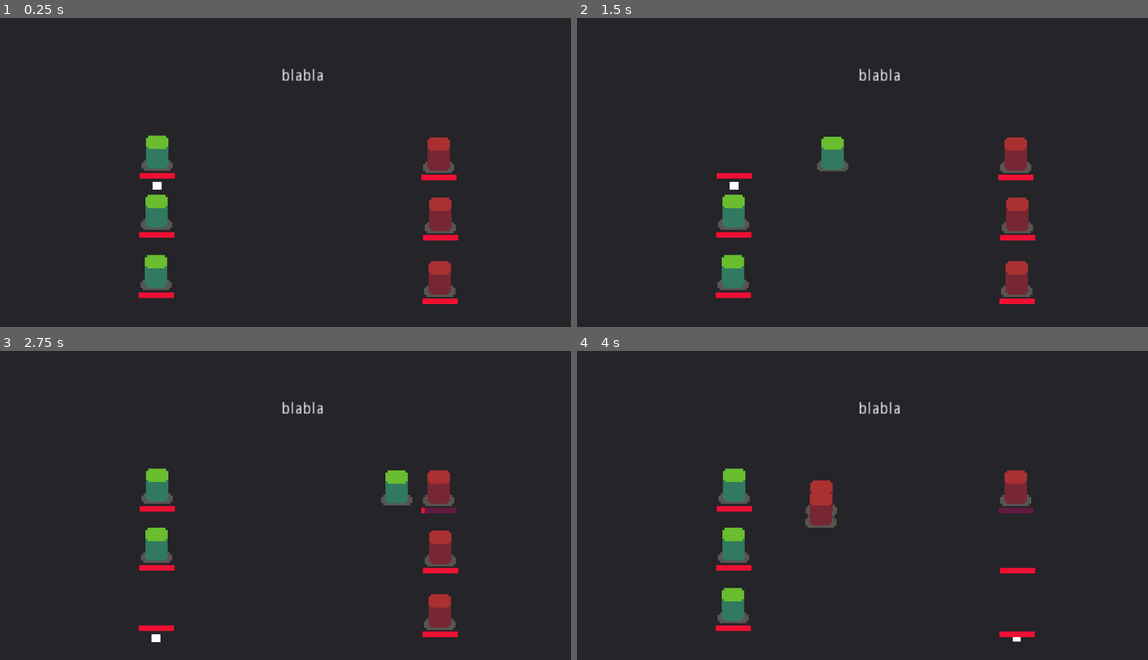
Above: before the commit, frames 1-4 (two rows, left to right).
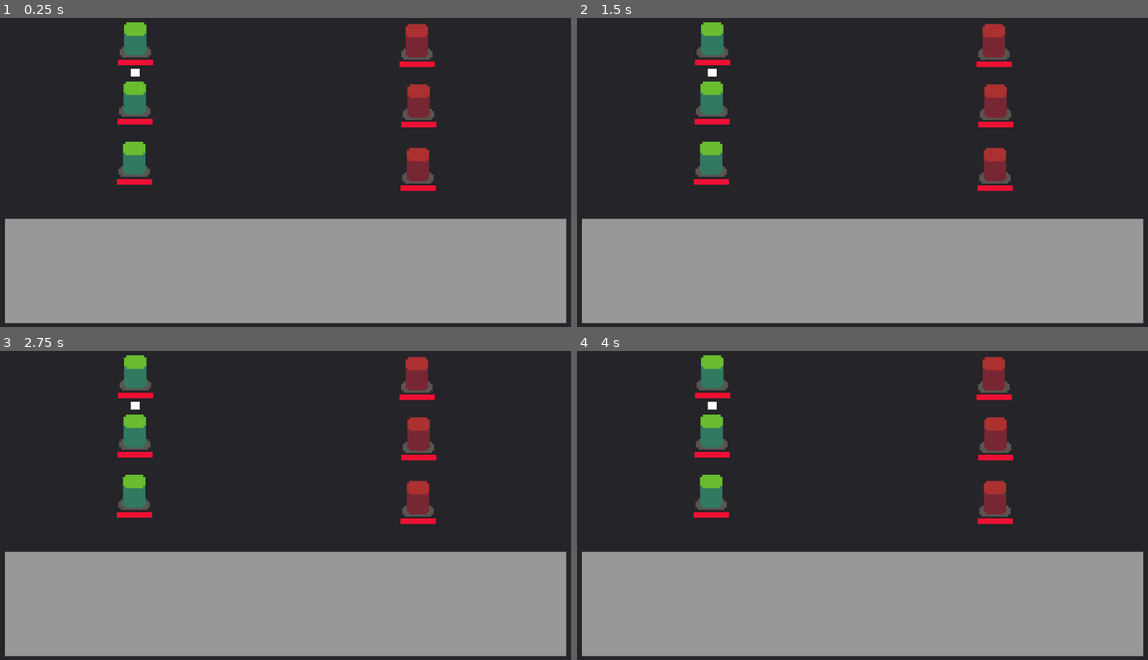
Above: after the commit, the same moments.

Repository: Threnkost/turn-based-combat
Game: Godot game, scene res://MainScene/Game.tscn
The game is run twice, just before and just after one commit, with the same random seed, the same clock (stepped at 60 frames per second) and the same inputs.
Inputs (mouse positions are in pixels of both pictures, inside the frame that each line leads up to):
- Up to frame 1 (0.25 s): no input
- Up to frame 2 (1.5 s): tap Enter at 0.5 s; move the mouse to (988, 141) at 0.52 s; tap Space (playTurn) at 0.6, 1.35 s; move the mouse to (748, 175) at 1.27 s
- Up to frame 3 (2.75 s): move the mouse to (342, 418) at 2.02 s; tap Space (playTurn) at 2.1 s
- Up to frame 4 (4 s): move the mouse to (833, 558) at 2.77 s; tap Space (playTurn) at 2.85, 3.6 s; move the mouse to (1033, 542) at 3.52 s

The runs differ from the first frame. In frame 1, 39% of the frame differs, in the area x 0-100%, y 1-99%; in frame 2, 39%; in frame 3, 39%; in frame 4, 39%.
Error after the commit: Invalid operands 'String' and 'int' in operator '=='. (res://Combat/Characters/Character1.gd:30)

Commit message:
Add files via upload

Diff:
--- a/Combat/AI/EnemyAI.gd
+++ b/Combat/AI/EnemyAI.gd
@@ -19,4 +19,4 @@
 			aliveTargets.append(i)
 	var targetCount = aliveTargets.size()
 	var target : Battler = aliveTargets[rng.randi_range(0, targetCount - 1)]
-	return aliveTargets[0]#target
+	return target
--- a/Combat/Actions/Attack.gd
+++ b/Combat/Actions/Attack.gd
@@ -37,5 +37,4 @@
 	attackerReference.returnToStart()
 	yield(attackerReference.tween, "tween_completed")
 
-	#Emits signal, action_completed, to finish the action.
-	emit_signal("action_completed")
+	turnQueue.skipTurn()
--- a/Combat/Actions/IAction.gd
+++ b/Combat/Actions/IAction.gd
@@ -3,10 +3,26 @@
 #Interface for Action classes.
 class_name IAction
 
-#To confirm the action is over.
-signal action_completed
+enum actionTarget {
+	NOBODY = 0,
+	ENEMY = 1,
+	ALLY = 2,
+	SELF = 3
+}
+
+# warning-ignore:unused_class_variable
+export (Texture) var icon = null
+# warning-ignore:unused_class_variable
+export (int, "Nobody","Enemy", "Ally", "Self") var target = "Nobody"
+
+onready var turnQueue : TurnQueue
+
+# warning-ignore:shadowed_variable
+func _ready():
+	var turnQueue = get_node("/root/Game/Battleground/TurnQueue")
+	self.turnQueue = turnQueue
 
 #Abstract method for inherited classes.
+# warning-ignore:unused_argument
 func execute(args := []) -> void:
 	print("IAction Class -> Nothing") #Prints this message for debugging.
-	pass
--- a/Combat/Battleground.gd
+++ b/Combat/Battleground.gd
@@ -4,9 +4,15 @@
 onready var allies : Array = []
 
 func _ready():
-	$TurnQueue.initialize()
 	for battler in $TurnQueue.get_children():
 		if battler is Enemy:
 			enemies.append(battler)
 		elif battler is Ally:
 			allies.append(battler)
+	$TurnQueue.initialize()
+
+func _on_TurnQueue_turn_changed(activeBattler):
+	var node = get_node("UI/Panel/Scroll/Targets")
+	for child in node.get_children():
+		child.queue_free()
+		#node.remove_child(child)
--- a/Combat/Battleground.tscn
+++ b/Combat/Battleground.tscn
@@ -1,10 +1,14 @@
-[gd_scene load_steps=4 format=2]
+[gd_scene load_steps=6 format=2]
 
-[ext_resource path="res://Combat/TurnQueue/TurnQueue.gd" type="Script" id=1]
-[ext_resource path="res://Combat/Characters/Character1.tscn" type="PackedScene" id=2]
-[ext_resource path="res://Combat/Characters/Monster1.tscn" type="PackedScene" id=3]
+[ext_resource path="res://Combat/Battleground.gd" type="Script" id=1]
+[ext_resource path="res://Combat/TurnQueue/TurnQueue.gd" type="Script" id=2]
+[ext_resource path="res://Combat/Characters/Character1.tscn" type="PackedScene" id=3]
+[ext_resource path="res://Combat/Characters/Monster1.tscn" type="PackedScene" id=4]
+
+[sub_resource type="StyleBoxFlat" id=1]
 
 [node name="Battleground" type="Node2D"]
+script = ExtResource( 1 )
 
 [node name="Background" type="Panel" parent="."]
 margin_right = 1036.0
@@ -14,35 +18,42 @@
 "_edit_use_anchors_": false
 }
 
-[node name="Test" type="Label" parent="."]
-margin_left = 504.45
-margin_top = 136.8
-margin_right = 544.45
-margin_bottom = 167.8
-rect_scale = Vector2( 2, 2 )
-text = "blabla
- "
-__meta__ = {
-"_edit_use_anchors_": false
-}
+[node name="TurnQueue" type="YSort" parent="."]
+script = ExtResource( 2 )
 
-[node name="TurnQueue" type="YSort" parent="."]
-script = ExtResource( 1 )
+[node name="Character1" parent="TurnQueue" instance=ExtResource( 3 )]
+position = Vector2( 243.09, 85.8549 )
 
-[node name="Character1" parent="TurnQueue" instance=ExtResource( 2 )]
-position = Vector2( 281.58, 288.8 )
+[node name="Character2" parent="TurnQueue" instance=ExtResource( 3 )]
+position = Vector2( 242.09, 191.855 )
 
-[node name="Character2" parent="TurnQueue" instance=ExtResource( 2 )]
-position = Vector2( 280.58, 394.8 )
+[node name="Character3" parent="TurnQueue" instance=ExtResource( 3 )]
+position = Vector2( 241.09, 299.855 )
 
-[node name="Character3" parent="TurnQueue" instance=ExtResource( 2 )]
-position = Vector2( 279.58, 502.8 )
+[node name="Monster1" parent="TurnQueue" instance=ExtResource( 4 )]
+position = Vector2( 746.447, 88.847 )
 
-[node name="Monster1" parent="TurnQueue" instance=ExtResource( 3 )]
-position = Vector2( 784.937, 291.792 )
+[node name="Monster2" parent="TurnQueue" instance=ExtResource( 4 )]
+position = Vector2( 749.447, 196.847 )
 
-[node name="Monster2" parent="TurnQueue" instance=ExtResource( 3 )]
-position = Vector2( 787.937, 399.792 )
+[node name="Monster3" parent="TurnQueue" instance=ExtResource( 4 )]
+position = Vector2( 748.447, 310.847 )
 
-[node name="Monster3" parent="TurnQueue" instance=ExtResource( 3 )]
-position = Vector2( 786.937, 513.792 )
+[node name="UI" type="CanvasLayer" parent="."]
+
+[node name="Panel" type="Panel" parent="UI"]
+margin_left = 10.0
+margin_top = 405.834
+margin_right = 1013.0
+margin_bottom = 592.834
+custom_styles/panel = SubResource( 1 )
+
+[node name="Scroll" type="ScrollContainer" parent="UI/Panel"]
+margin_left = 9.0
+margin_top = 9.0
+margin_right = 337.0
+margin_bottom = 68.0
+rect_scale = Vector2( 3, 3 )
+
+[node name="Targets" type="HBoxContainer" parent="UI/Panel/Scroll"]
+[connection signal="turn_changed" from="TurnQueue" to="." method="_on_TurnQueue_turn_changed"]
--- a/Combat/Battler/Ally.gd
+++ b/Combat/Battler/Ally.gd
@@ -3,19 +3,52 @@
 #Player's characters.
 class_name Ally
 
+onready var actions
+
+func _ready():
+	actions = battlerReference.get_node("Actions")
+
 func playTurn(turnQueue) -> void:
-	#turnQueue.label.text = "Ally"
+#	#Executes "Attack" action.
+	var aliveEnemies := []
+	var aliveAllies := []
 
-	#Executes "Attack" action.
-	var aliveTargets := []
+	for enemy in turnQueue.battleground.enemies:
+		if enemy.isAlive:
+			aliveEnemies.append(enemy)
 
-	for i in turnQueue.battleground.enemies:
-		if i.isAlive:
-			aliveTargets.append(i)
+	for ally in turnQueue.battleground.allies:
+		if ally.isAlive:
+			aliveAllies.append(ally)
 
-	var attackAction = battlerReference.getAction("Attack")
-	attackAction.execute([self, aliveTargets[0]])
-	yield(attackAction, "action_completed")
+	var node = turnQueue.battleground.get_node("UI/Panel/Scroll/Targets")
+	var PANEL = load("res://Combat/UI/TargetPanel.tscn")
 
-	#Skips this turn.
-	turnQueue.skipTurn()
+	var selfInstance = PANEL.instance()
+	selfInstance.initialize(turnQueue, self, self)
+	for action in actions.get_children():
+		if action.target == action.actionTarget.SELF:
+			selfInstance.addAction(action, [self])
+	node.call_deferred("add_child", selfInstance)
+
+	for ally in aliveAllies:
+		var ableToAdd : bool = false
+		var instance = PANEL.instance()
+		instance.initialize(turnQueue, self, ally)
+		for action in actions.get_children():
+			if action.target == action.actionTarget.ALLY:
+				instance.addAction(action, [self, ally])
+				ableToAdd = true
+		if ableToAdd:
+			node.call_deferred("add_child", instance)
+
+	for enemy in aliveEnemies:
+		var ableToAdd : bool = false
+		var instance = PANEL.instance()
+		instance.initialize(turnQueue, self, enemy)
+		for action in actions.get_children():
+			if action.target == action.actionTarget.ENEMY:
+				instance.addAction(action, [self, enemy])
+				ableToAdd = true
+		if ableToAdd:
+			node.call_deferred("add_child", instance)
--- a/Combat/Battler/Enemy.gd
+++ b/Combat/Battler/Enemy.gd
@@ -16,7 +16,3 @@
 	#Executes "Attack" action. [Actions/Attack]
 	var attackAction = battlerReference.getAction("Attack")
 	attackAction.execute([self, AI.getRandomTarget(turnQueue.battleground.allies)])
-	yield(attackAction, "action_completed")
-
-	#Skips this turn.
-	turnQueue.skipTurn()
--- a/Combat/Characters/Character1.gd
+++ b/Combat/Characters/Character1.gd
@@ -6,9 +6,6 @@
 func _ready():
 	health.addModifier(maxHealth.getTotalAmount())
 
-#func playTurn(turnQueue) -> void:
-#	.playTurn(turnQueue)
-
 func _on_MaxHealth_statChanged(statName, newAmount):
 	$HealthBar.updateMaxValue(newAmount)
 
--- a/Combat/Characters/Character1.tscn
+++ b/Combat/Characters/Character1.tscn
@@ -1,12 +1,14 @@
-[gd_scene load_steps=11 format=2]
+[gd_scene load_steps=15 format=2]
 
 [ext_resource path="res://Combat/Characters/Character1.gd" type="Script" id=1]
 [ext_resource path="res://Assets/characters.png" type="Texture" id=2]
 [ext_resource path="res://Combat/Battler/BattlerReference/BattlerReference.gd" type="Script" id=3]
-[ext_resource path="res://Combat/Actions/Attack.gd" type="Script" id=4]
-[ext_resource path="res://Combat/Actions/IAction.gd" type="Script" id=5]
-[ext_resource path="res://Stats/Stat.gd" type="Script" id=6]
-[ext_resource path="res://Combat/HealthBar/HealthBar.tscn" type="PackedScene" id=7]
+[ext_resource path="res://Combat/Actions/IAction.gd" type="Script" id=4]
+[ext_resource path="res://Combat/Actions/Attack.gd" type="Script" id=5]
+[ext_resource path="res://Assets/combat_ui_icons.png" type="Texture" id=6]
+[ext_resource path="res://Combat/Skills/Heal.gd" type="Script" id=7]
+[ext_resource path="res://Stats/Stat.gd" type="Script" id=8]
+[ext_resource path="res://Combat/HealthBar/HealthBar.tscn" type="PackedScene" id=9]
 
 [sub_resource type="AtlasTexture" id=1]
 atlas = ExtResource( 2 )
@@ -44,6 +46,14 @@
 "values": [ Vector2( 0, 0 ), Vector2( -8.2605, 0 ), Vector2( 0, 0 ), Vector2( 7.7395, 0 ), Vector2( 0, 0 ) ]
 }
 
+[sub_resource type="AtlasTexture" id=4]
+atlas = ExtResource( 6 )
+region = Rect2( 0, 0, 16, 16 )
+
+[sub_resource type="AtlasTexture" id=5]
+atlas = ExtResource( 6 )
+region = Rect2( 16, 0, 16, 16 )
+
 [node name="Character1" type="Position2D"]
 script = ExtResource( 1 )
 
@@ -60,11 +70,19 @@
 
 [node name="Actions" type="Node" parent="BattlerReference"]
 
-[node name="Attack" type="Node" parent="BattlerReference/Actions"]
+[node name="IAction" type="Node" parent="BattlerReference/Actions"]
 script = ExtResource( 4 )
 
-[node name="IAction" type="Node" parent="BattlerReference/Actions"]
+[node name="Attack" type="Node" parent="BattlerReference/Actions"]
 script = ExtResource( 5 )
+icon = SubResource( 4 )
+target = 1
+
+[node name="HealSkill" type="Node" parent="BattlerReference/Actions"]
+script = ExtResource( 7 )
+icon = SubResource( 5 )
+target = 3
+skillDescription = "This skills heals its target."
 
 [node name="Queue" type="ColorRect" parent="."]
 visible = false
@@ -76,17 +94,28 @@
 "_edit_use_anchors_": false
 }
 
+[node name="Indicator" type="ColorRect" parent="."]
+visible = false
+margin_left = -7.0
+margin_top = -50.0
+margin_right = 9.0
+margin_bottom = -36.0
+color = Color( 0.356863, 0.439216, 1, 1 )
+__meta__ = {
+"_edit_use_anchors_": false
+}
+
 [node name="Stats" type="Node" parent="."]
 
 [node name="MaxHealth" type="Node" parent="Stats"]
-script = ExtResource( 6 )
+script = ExtResource( 8 )
 baseAmount = 20
 
 [node name="Health" type="Node" parent="Stats"]
-script = ExtResource( 6 )
+script = ExtResource( 8 )
 baseAmount = 0
 
-[node name="HealthBar" parent="." instance=ExtResource( 7 )]
+[node name="HealthBar" parent="." instance=ExtResource( 9 )]
 margin_left = -31.0
 margin_top = 35.0
 margin_right = 32.0
--- a/Combat/Characters/Monster1.tscn
+++ b/Combat/Characters/Monster1.tscn
@@ -5,8 +5,8 @@
 [ext_resource path="res://Combat/Battler/BattlerReference/BattlerReference.gd" type="Script" id=3]
 [ext_resource path="res://Combat/Actions/IAction.gd" type="Script" id=4]
 [ext_resource path="res://Combat/Actions/Attack.gd" type="Script" id=5]
-[ext_resource path="res://Combat/HealthBar/HealthBar.tscn" type="PackedScene" id=6]
-[ext_resource path="res://Stats/Stat.gd" type="Script" id=7]
+[ext_resource path="res://Stats/Stat.gd" type="Script" id=6]
+[ext_resource path="res://Combat/HealthBar/HealthBar.tscn" type="PackedScene" id=7]
 
 [sub_resource type="AtlasTexture" id=1]
 atlas = ExtResource( 2 )
@@ -31,27 +31,39 @@
 
 [node name="Attack" type="Node" parent="BattlerReference/Actions"]
 script = ExtResource( 5 )
+target = 1
 
 [node name="Stats" type="Node" parent="."]
 
 [node name="MaxHealth" type="Node" parent="Stats"]
-script = ExtResource( 7 )
+script = ExtResource( 6 )
 baseAmount = 10
 
 [node name="Health" type="Node" parent="Stats"]
-script = ExtResource( 7 )
+script = ExtResource( 6 )
 
 [node name="Queue" type="ColorRect" parent="."]
 visible = false
 margin_left = -6.54006
-margin_top = 39.9561
+margin_top = 47.9561
 margin_right = 7.45994
-margin_bottom = 52.9561
+margin_bottom = 60.9561
 __meta__ = {
 "_edit_use_anchors_": false
 }
 
-[node name="HealthBar" parent="." instance=ExtResource( 6 )]
+[node name="Indicator" type="ColorRect" parent="."]
+visible = false
+margin_left = -7.0
+margin_top = -50.0
+margin_right = 7.0
+margin_bottom = -37.0
+color = Color( 0.356863, 0.439216, 1, 1 )
+__meta__ = {
+"_edit_use_anchors_": false
+}
+
+[node name="HealthBar" parent="." instance=ExtResource( 7 )]
 margin_left = -31.0
 margin_top = 35.0
 margin_right = 32.0
--- /dev/null
+++ b/Combat/Skills/Heal.gd
@@ -0,0 +1,13 @@
+extends ISkill
+
+class_name HealSkill
+
+func execute(args := []) -> void:
+	#.execute(args)
+	var target : Battler = args[0]
+
+	var healthNode = target.stats.get_node("Health")
+	var maxHealthNode = target.stats.get_node("MaxHealth")
+
+	healthNode.addModifier(10)
+	turnQueue.skipTurn()
--- /dev/null
+++ b/Combat/Skills/Skill.gd
@@ -0,0 +1,19 @@
+extends IAction
+
+class_name ISkill
+
+signal skill_completed
+
+export (String, MULTILINE) var skillDescription = "A skill."
+
+export (int) var cooldown = 0
+export (int) var manaCost = 0
+
+func execute(args := []) -> void:
+	print("")
+	print("Skill Name : ", name)
+	print("Skill Description : ", skillDescription)
+	print("Skill Cooldown : ", cooldown)
+	print("Skill Cost : ", manaCost)
+	print("Skill Args : ", args)
+	print("")
--- a/Combat/TurnQueue/TurnQueue.gd
+++ b/Combat/TurnQueue/TurnQueue.gd
@@ -2,6 +2,8 @@
 
 #This class is to figure out turns.
 class_name TurnQueue
+
+signal turn_changed(activeBattler)
 
 #The battleground.
 onready var battleground
@@ -20,6 +22,9 @@
 
 	#Not necessary.
 	print("Started with : ", activeCharacter.name)
+
+	playTurn()
+	emit_signal("turn_changed", activeCharacter)
 
 #Plays active character's turn.
 func playTurn() -> void:
@@ -41,10 +46,10 @@
 
 	#Sets true next active character's indicator.
 	activeCharacter.get_node("Queue").visible = true
+	emit_signal("turn_changed", activeCharacter)
 
 	#If next active character is Enemy, will play it automatically.
-	if activeCharacter is Enemy:
-		playTurn()
+	playTurn()
 
 #Ummm, To be honest, I don't know xD
 #I will add user interface later.
@@ -52,5 +57,5 @@
 	if activeCharacter is Ally:
 		if Input.is_action_just_pressed("skipTurn"): #Skips current turn.
 			skipTurn()
-		elif Input.is_action_just_pressed("playTurn"): #Plays active character's (Ally) turn.
-			playTurn()
+#		elif Input.is_action_just_pressed("playTurn"): #Plays active character's (Ally) turn.
+#			playTurn()
--- /dev/null
+++ b/Combat/UI/ActionButton.gd
@@ -0,0 +1,14 @@
+extends TextureButton
+
+onready var _args : Array
+onready var _targetAction : IAction
+
+func initialize(targetAction : IAction, args : Array):
+	_targetAction = targetAction
+	_args = args
+
+	texture_normal = targetAction.icon
+	return self
+
+func _on_ActionButton_pressed():
+	_targetAction.execute(_args)
--- /dev/null
+++ b/Combat/UI/ActionButton.tscn
@@ -0,0 +1,10 @@
+[gd_scene load_steps=2 format=2]
+
+[ext_resource path="res://Combat/UI/ActionButton.gd" type="Script" id=1]
+
+[node name="ActionButton" type="TextureButton"]
+margin_right = 16.0
+margin_bottom = 16.0
+rect_min_size = Vector2( 16, 16 )
+script = ExtResource( 1 )
+[connection signal="pressed" from="." to="." method="_on_ActionButton_pressed"]
--- /dev/null
+++ b/Combat/UI/TargetPanel.gd
@@ -0,0 +1,33 @@
+extends Panel
+
+onready var _battler : Ally
+onready var _targetBattler : Battler
+onready var _turnQueue : TurnQueue
+
+var _actions : Array = []
+
+func initialize(turnQueue : TurnQueue, newBattler : Ally, targetBattler : Battler) -> void:
+	_turnQueue = turnQueue
+
+	_battler = newBattler
+	_targetBattler = targetBattler
+
+	$Target.text = _targetBattler.name
+
+func addAction(action : IAction, args : Array) -> void:
+	var actionButton = load("res://Combat/UI/ActionButton.tscn").instance()
+	actionButton.initialize(action, args)
+	#_actions.append(actionButton)
+
+	$Actions.add_child(actionButton)
+#	var battlerReference = _battler.battlerReference
+#	var attackAction = battlerReference.getAction("Attack")
+#	attackAction.execute([_battler, _targetBattler])
+#	yield(attackAction, "action_completed")
+#	_turnQueue.skipTurn()
+
+func _on_TargetPanel_mouse_entered():
+	_targetBattler.get_node("Indicator").visible = true
+
+func _on_TargetPanel_mouse_exited():
+	_targetBattler.get_node("Indicator").visible = false
--- /dev/null
+++ b/Combat/UI/TargetPanel.tscn
@@ -0,0 +1,28 @@
+[gd_scene load_steps=3 format=2]
+
+[ext_resource path="res://Combat/UI/TargetPanel.gd" type="Script" id=1]
+
+[sub_resource type="StyleBoxFlat" id=1]
+bg_color = Color( 0.109804, 0.627451, 0.945098, 1 )
+
+[node name="TargetPanel" type="Panel"]
+margin_right = 80.0
+margin_bottom = 40.0
+rect_min_size = Vector2( 80, 40 )
+custom_styles/panel = SubResource( 1 )
+script = ExtResource( 1 )
+
+[node name="Actions" type="HBoxContainer" parent="."]
+margin_left = 3.0
+margin_top = 21.0
+margin_right = 74.0
+margin_bottom = 35.0
+
+[node name="Target" type="Label" parent="."]
+margin_left = 0.996769
+margin_top = 1.85114
+margin_right = 40.9968
+margin_bottom = 15.8511
+text = "Target"
+[connection signal="mouse_entered" from="." to="." method="_on_TargetPanel_mouse_entered"]
+[connection signal="mouse_exited" from="." to="." method="_on_TargetPanel_mouse_exited"]
--- a/MainScene/Game.tscn
+++ b/MainScene/Game.tscn
@@ -1,9 +1,7 @@
-[gd_scene load_steps=3 format=2]
+[gd_scene load_steps=2 format=2]
 
-[ext_resource path="res://Combat/Battleground.gd" type="Script" id=1]
-[ext_resource path="res://Combat/Battleground.tscn" type="PackedScene" id=2]
+[ext_resource path="res://Combat/Battleground.tscn" type="PackedScene" id=1]
 
 [node name="Game" type="Node2D"]
 
-[node name="Battleground" parent="." instance=ExtResource( 2 )]
-script = ExtResource( 1 )
+[node name="Battleground" parent="." instance=ExtResource( 1 )]
--- a/project.godot
+++ b/project.godot
@@ -39,10 +39,20 @@
 "language": "GDScript",
 "path": "res://Combat/AI/EnemyAI.gd"
 }, {
+"base": "ISkill",
+"class": "HealSkill",
+"language": "GDScript",
+"path": "res://Combat/Skills/Heal.gd"
+}, {
 "base": "Node",
 "class": "IAction",
 "language": "GDScript",
 "path": "res://Combat/Actions/IAction.gd"
+}, {
+"base": "IAction",
+"class": "ISkill",
+"language": "GDScript",
+"path": "res://Combat/Skills/Skill.gd"
 }, {
 "base": "Node",
 "class": "Stat",
@@ -61,7 +71,9 @@
 "BattlerReference": "",
 "Enemy": "",
 "EnemyAI": "",
+"HealSkill": "",
 "IAction": "",
+"ISkill": "",
 "Stat": "",
 "TurnQueue": ""
 }
@@ -75,6 +87,7 @@
 [display]
 
 window/size/resizable=false
+window/dpi/allow_hidpi=true
 
 [importer_defaults]
 
Binary file added: Assets/combat_ui_icons.png
Not shown, added: Assets/combat_ui_icons.png.import
